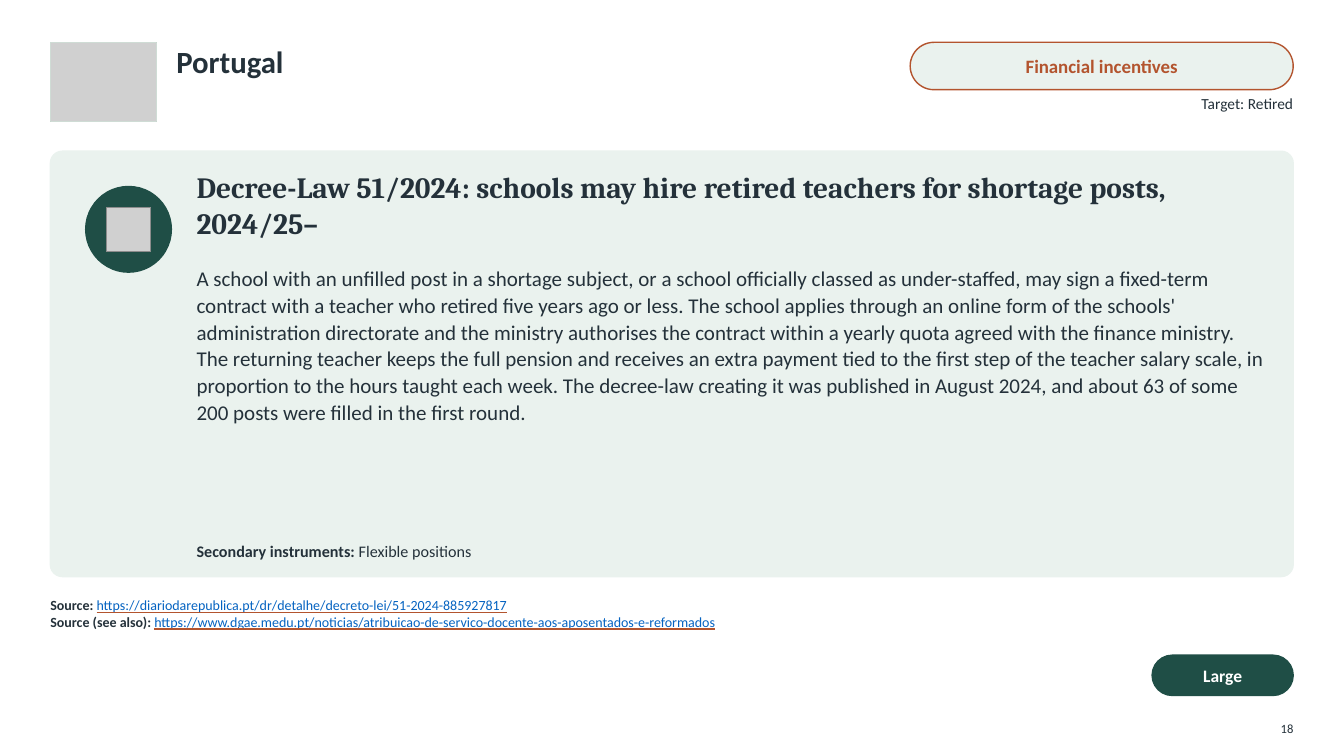
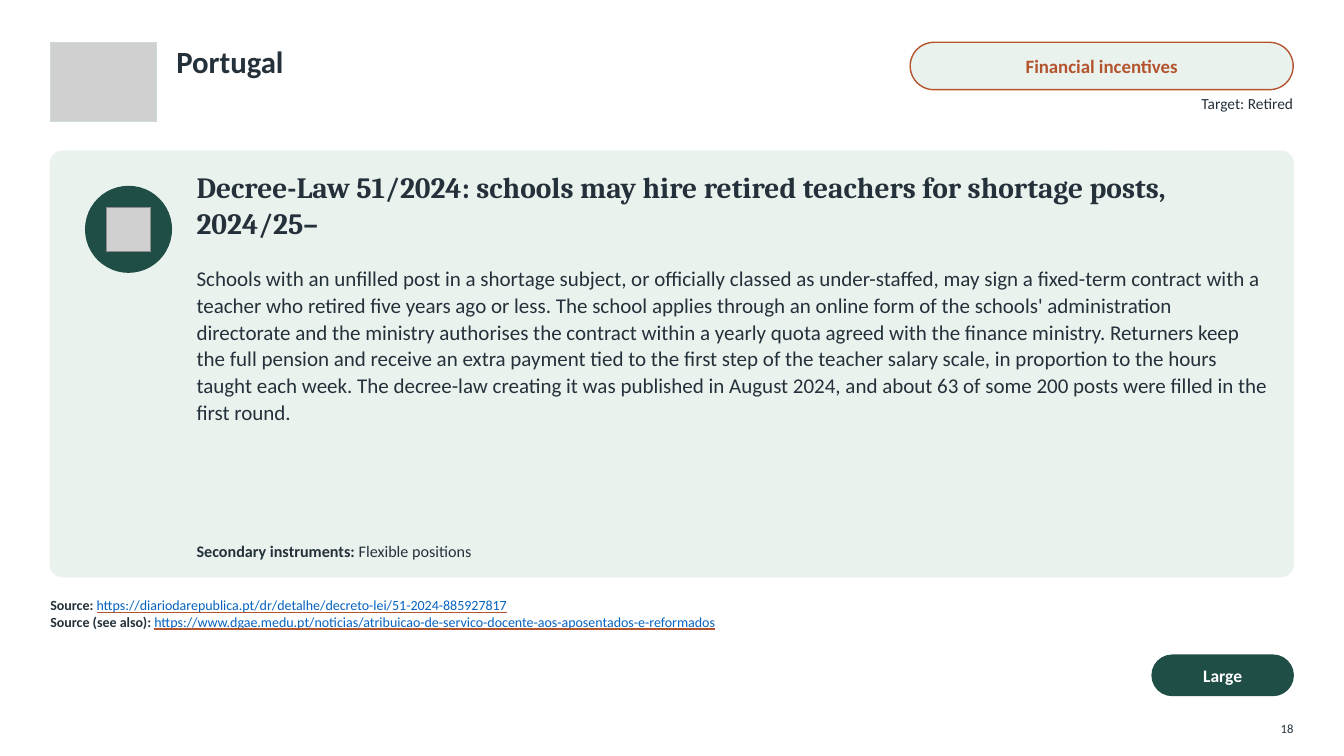
Before and after one commit to jedr1-ship-it/Alternative-Pathways----Quant, a slide deck: slide 18 of policies/Re-attracting_Former_Teachers.pptx. Drawn at 1344x756 pixels with LibreOffice and Linux fonts; fonts in the diff are those of the drawing; grey boxes stand for pictures. Boxes give left, top, right and bottom in pixels: in the first picture for what was removed or moved away, otherwise in the second. Text is boxed around its words. In the diff, an @@ line names an element or a change of style, - is before the commit and + after.

```diff
--- a/policies/Re-attracting_Former_Teachers.pptx
+++ b/policies/Re-attracting_Former_Teachers.pptx
@@ text at box(197, 271, 1266, 420): text changed @@
-A school with an unfilled post in a shortage subject, or a school officially classed as under-staffed, may sign a fixed-term contract with a teacher who retired five years ago or less. The school applies through an online form of the schools' administration directorate and the ministry authorises the contract within a yearly quota agreed with the finance ministry. The returning teacher keeps the full pension and receives an extra payment tied to the first step of the teacher salary scale, in proportion to the hours taught each week. The decree-law creating it was published in August 2024, and about 63 of some 200 posts were filled in the first round.
+Schools with an unfilled post in a shortage subject, or officially classed as under-staffed, may sign a fixed-term contract with a teacher who retired five years ago or less. The school applies through an online form of the schools' administration directorate and the ministry authorises the contract within a yearly quota agreed with the finance ministry. Returners keep the full pension and receive an extra payment tied to the first step of the teacher salary scale, in proportion to the hours taught each week. The decree-law creating it was published in August 2024, and about 63 of some 200 posts were filled in the first round.
```
Also in this commit, not shown: 12 other slides changed, 2 other files.
